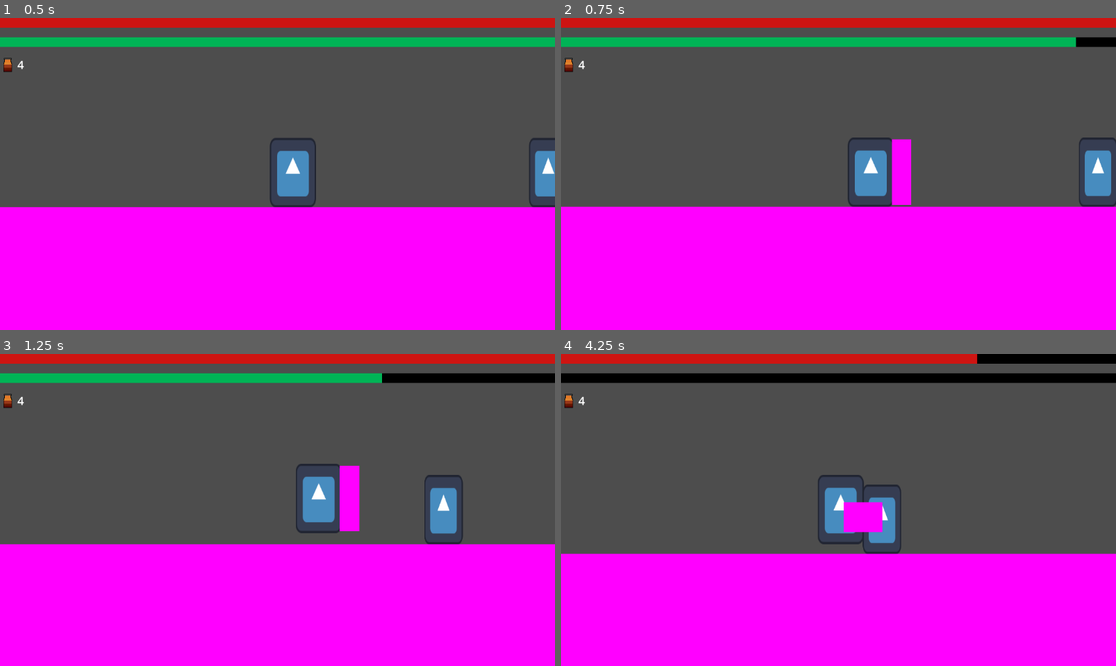
Above: before the commit, frames 1-4 (two rows, left to right).
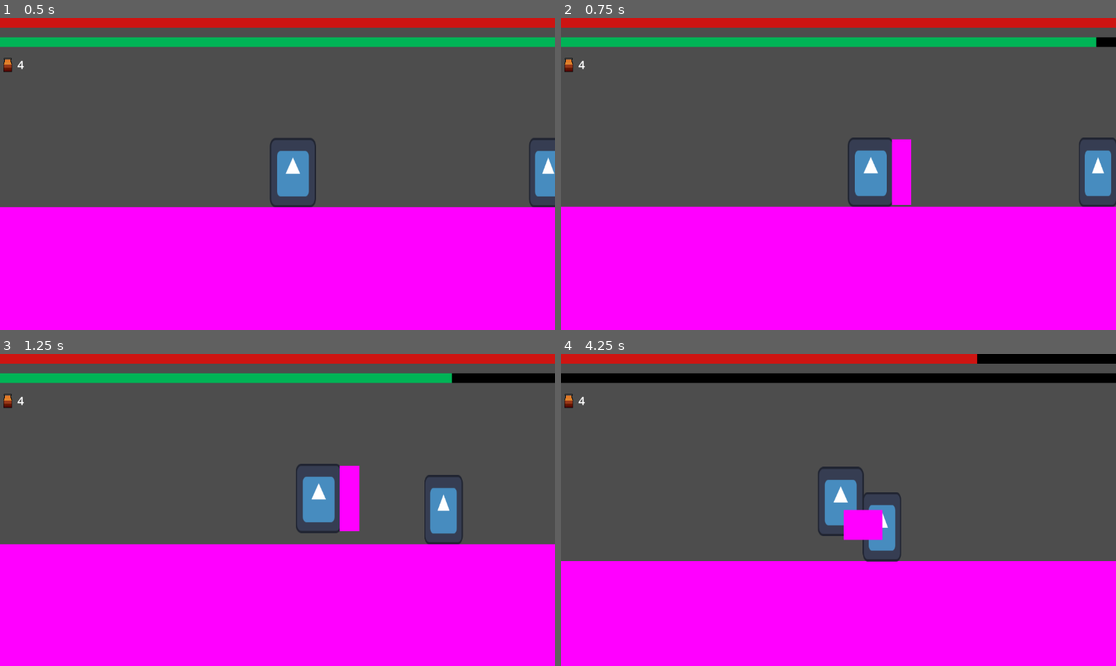
Above: after the commit, the same moments.

Repository: CodeScratcher/soulslike
Game: Godot game, scene res://Levels/test_scene.tscn
The game is run twice, just before and just after one commit, with the same random seed, the same clock (stepped at 60 frames per second) and the same inputs. The engine's default icon, where the game draws it, is replaced by a stand-in: a white triangle on a blue panel in a dark square.
Inputs (mouse positions are in pixels of both pictures, inside the frame that each line leads up to):
- Up to frame 1 (0.5 s): no input
- Up to frame 2 (0.75 s): move the mouse to (960, 158) at 0.52 s; hold D (right) from 0.53 s (still down); hold Shift (block) from 0.53 s (still down)
- Up to frame 3 (1.25 s): keep holding D (right); keep holding Shift (block); tap W (jump) at 0.77, 1.07 s; right-click (399, 494) at 0.8 s
- Up to frame 4 (4.25 s): move the mouse to (727, 525) at 1.27 s; release Shift (block) at 1.28 s; right-click (727, 525) at 1.35 s; tap W (jump) at 1.52, 1.82, 3.02, 3.05, 3.32 s; click (727, 525) at 1.55 s; move the mouse to (894, 441) at 2.02 s; release D (right) at 2.03 s; hold A (left) 2.03-2.78 s; click (894, 441) at 2.1 s; tap Space (roll) at 2.3, 2.85 s; move the mouse to (810, 572) at 2.77 s; hold D (right) from 2.78 s (still down); move the mouse to (1005, 556) at 3.52 s; hold W (jump) from 3.53 s (still down); tap Shift (block) at 3.8 s

Frame 1 is identical in both runs. In frame 2, 0.1% of the frame differs, in the area x 92-97%, y 6-10%; in frame 3, 0.4%; in frame 4, 3.8%, in the area x 0-100%, y 36-67%.

Commit message:
Finished off player controller!!!

Diff:
--- a/Scripts/Player.gd
+++ b/Scripts/Player.gd
@@ -28,12 +28,15 @@
 var light_damage = 5
 var heavy_damage = 25
 
+var stamina_cooldown = 0.0
+
 enum PlayerState {
 	NEUTRAL,
 	JUMP,
 	ATTACK,
 	ROLL,
-	BLOCK
+	BLOCK,
+	RECOVER
 }
 
 var state = PlayerState.NEUTRAL
@@ -56,6 +59,7 @@
 	if Input.is_action_pressed("jump") and jump_timer < JUMP_VARIETY and not finished_jump and stamina > 1.5:
 		velocity.y = JUMP_VELOCITY
 		stamina -= 1.5
+		stamina_cooldown = 1.0
 
 		# Coyote time
 		if not started_jump:
@@ -79,6 +83,7 @@
 		else:
 			$AnimationPlayer.play("roll_left")
 		stamina -= 25
+		stamina_cooldown = 1.0
 		state = PlayerState.ROLL
 
 func handle_attack(delta):
@@ -87,6 +92,7 @@
 		$Hitbox/HeavyAttack.visible = false
 		$Hitbox/LightAttack.visible = true
 		stamina -= 10
+		stamina_cooldown = 1.0
 		state = PlayerState.ATTACK
 
 func handle_heavy_attack(delta):
@@ -95,13 +101,19 @@
 		$Hitbox/HeavyAttack.visible = true
 		$Hitbox/LightAttack.visible = false
 		stamina -= 35
+		stamina_cooldown = 1.0
 		state = PlayerState.ATTACK
 
 
 
 
 func _physics_process(delta):
-	if not ($AnimationPlayer.current_animation == "light_attack" or $AnimationPlayer.current_animation == "heavy_attack" or $AnimationPlayer.current_animation == "roll" or $BlockArea.visible) and is_on_floor():
+	if stamina <= 0:
+		state = PlayerState.RECOVER
+		$BlockArea.visible = false
+		$BlockArea/CollisionShape2D.disabled = true
+		MAX_SPEED = 150.0
+	if not ($AnimationPlayer.current_animation == "light_attack" or $AnimationPlayer.current_animation == "heavy_attack" or $AnimationPlayer.current_animation == "roll" or $BlockArea.visible) and is_on_floor() and not state == PlayerState.RECOVER:
 		state = PlayerState.NEUTRAL
 
 	handle_gravity(delta)
@@ -121,11 +133,18 @@
 		handle_movement(delta)
 		handle_jump(delta)
 		block()
+	elif state == PlayerState.RECOVER:
+		handle_movement(delta)
+		if stamina >= MAX_STAMINA * 0.5:
+			state = PlayerState.NEUTRAL
+			MAX_SPEED = 300.0
 
 	move_and_slide()
 
+	if state == PlayerState.NEUTRAL or state == PlayerState.RECOVER:
+		stamina_cooldown -= delta
 
-	if state == PlayerState.NEUTRAL and not started_jump:
+	if stamina_cooldown <= 0.0  and not started_jump:
 		stamina += STAMINA_REGEN * delta
 
 	stamina = clamp(stamina, 0, 100)
@@ -171,7 +190,8 @@
 		$BlockArea.visible = true
 		$BlockArea/CollisionShape2D.disabled = false
 		state = PlayerState.BLOCK
-		stamina -= 0.6
+		stamina -= 0.3
+		stamina_cooldown = 1.0
 		MAX_SPEED = 150.0
 	else:
 		$BlockArea.visible = false
Not shown, added: Objects/PlaA5FE.tmp
Not shown, added: Objects/PlaCB29.tmp
